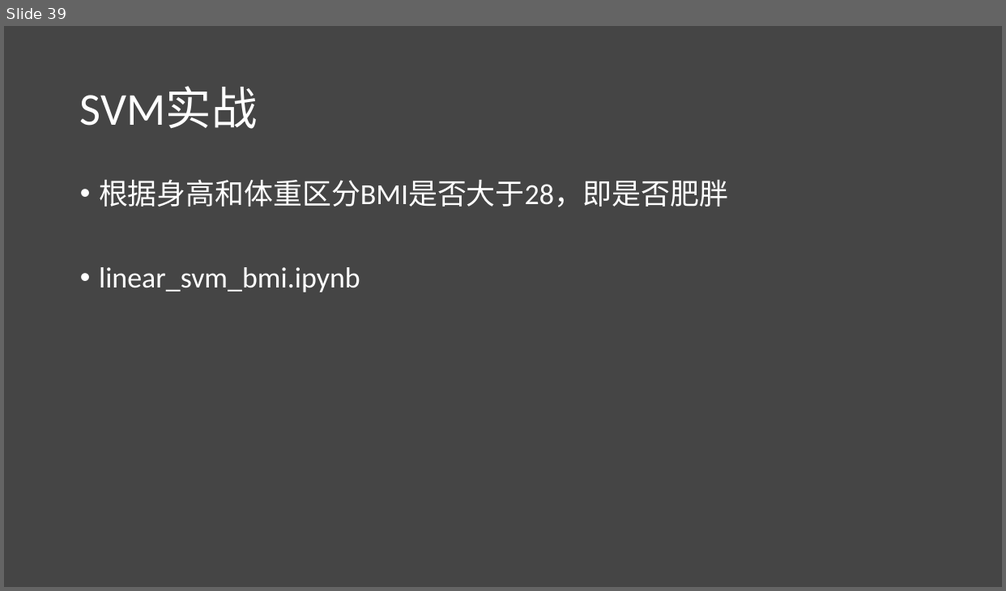
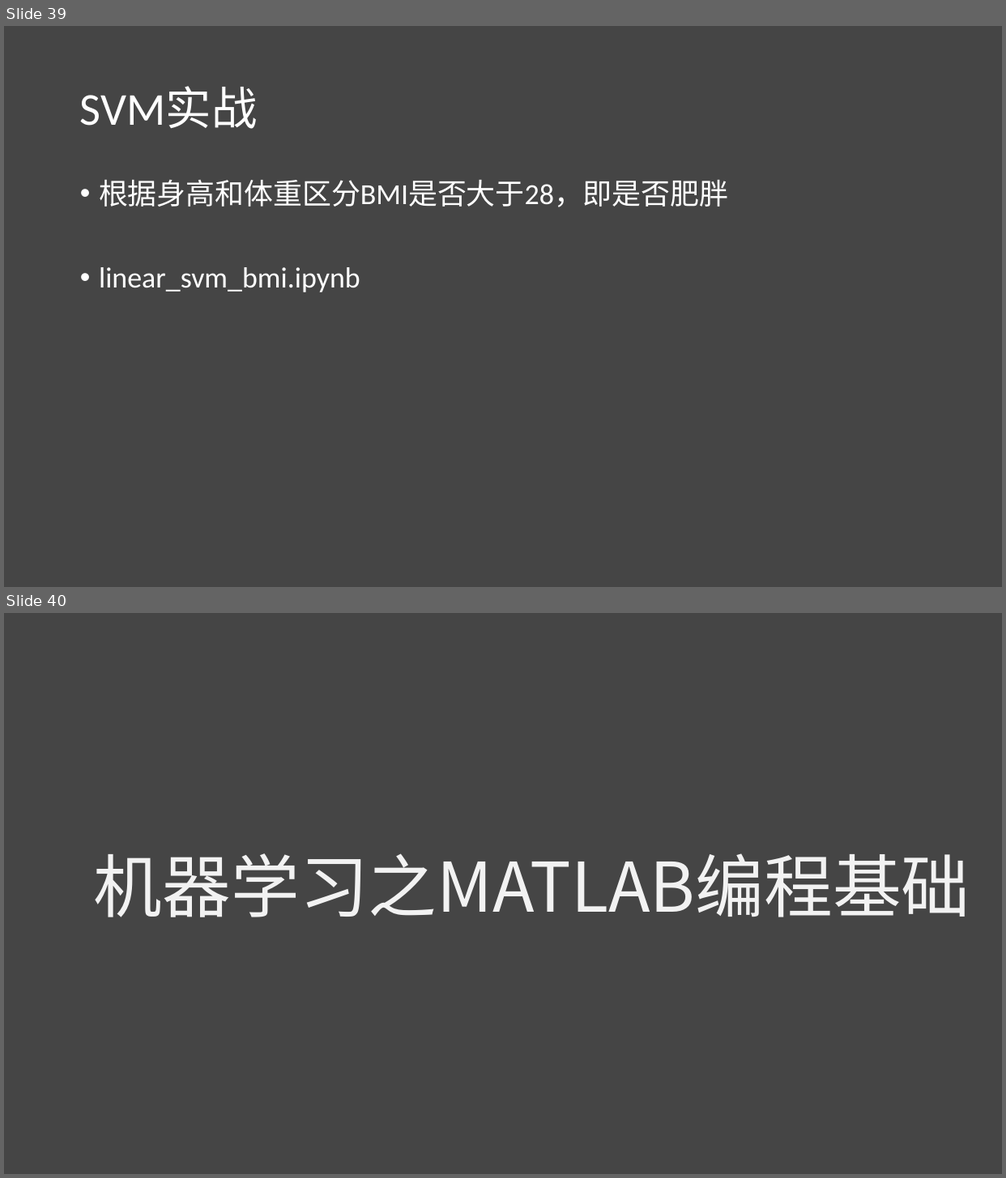
Before and after one commit to lichao312214129/lc_rsfmri_tools_python, a slide deck: The_first_ml_training/第一届机器学习实战班.pptx. Shown one above the other, each under a label of ours: slide 39 before the commit, slides 39 and 40 after it. The pictures are 1006x591 and 1006x1178 pixels, drawn with LibreOffice and Linux fonts; fonts in the diff are those of the drawing. Boxes give left, top, right and bottom in pixels: in the first picture for what was removed or moved away, otherwise in the second. Text is boxed around its words. In the diff, an @@ line names an element or a change of style, - is before the commit and + after.

```diff
--- a/The_first_ml_training/第一届机器学习实战班.pptx
+++ b/The_first_ml_training/第一届机器学习实战班.pptx
@@ slide 40 added at [4, 613, 1002, 1174], background #454545 @@
@@ text added at [94, 854, 970, 918], 66 pt, text #F2F2F2 @@
+机器学习之MATLAB编程基础
```
Also in this commit, not shown: 1 slide changed, 5 other slides added, 1 slide removed.
